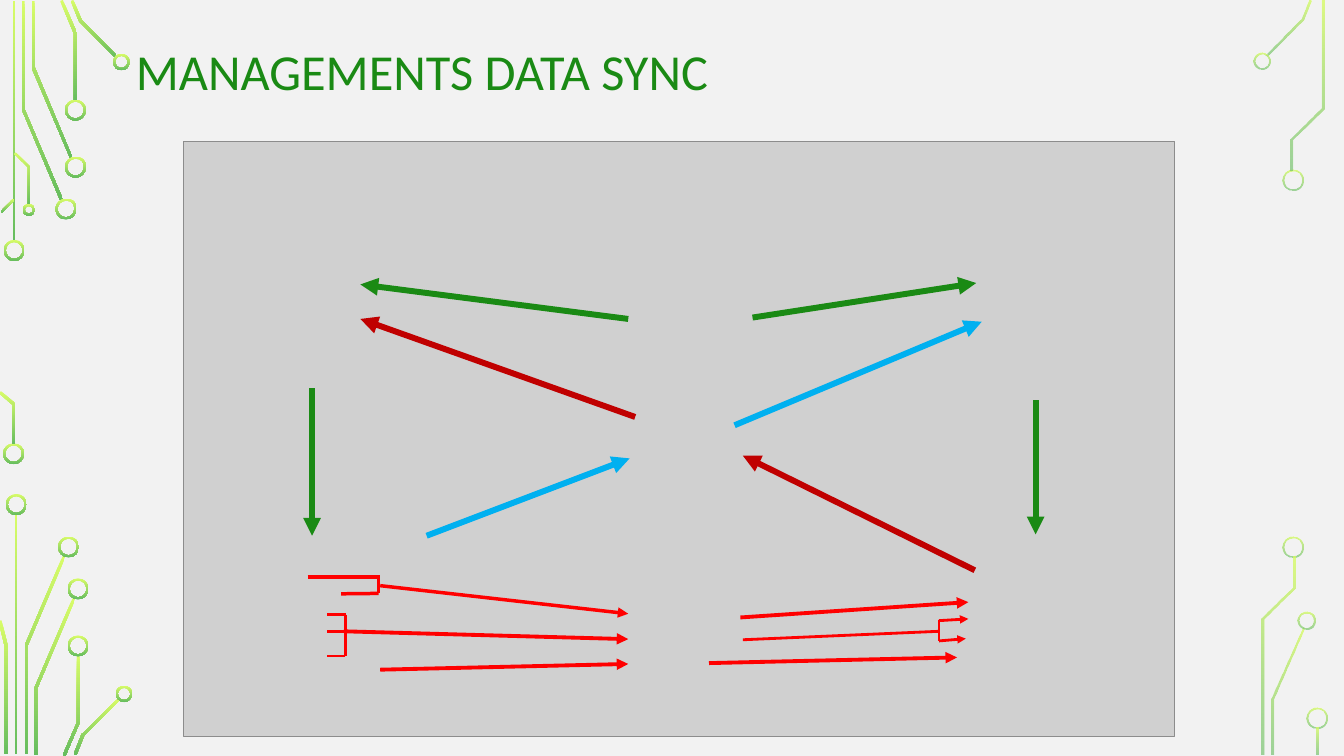
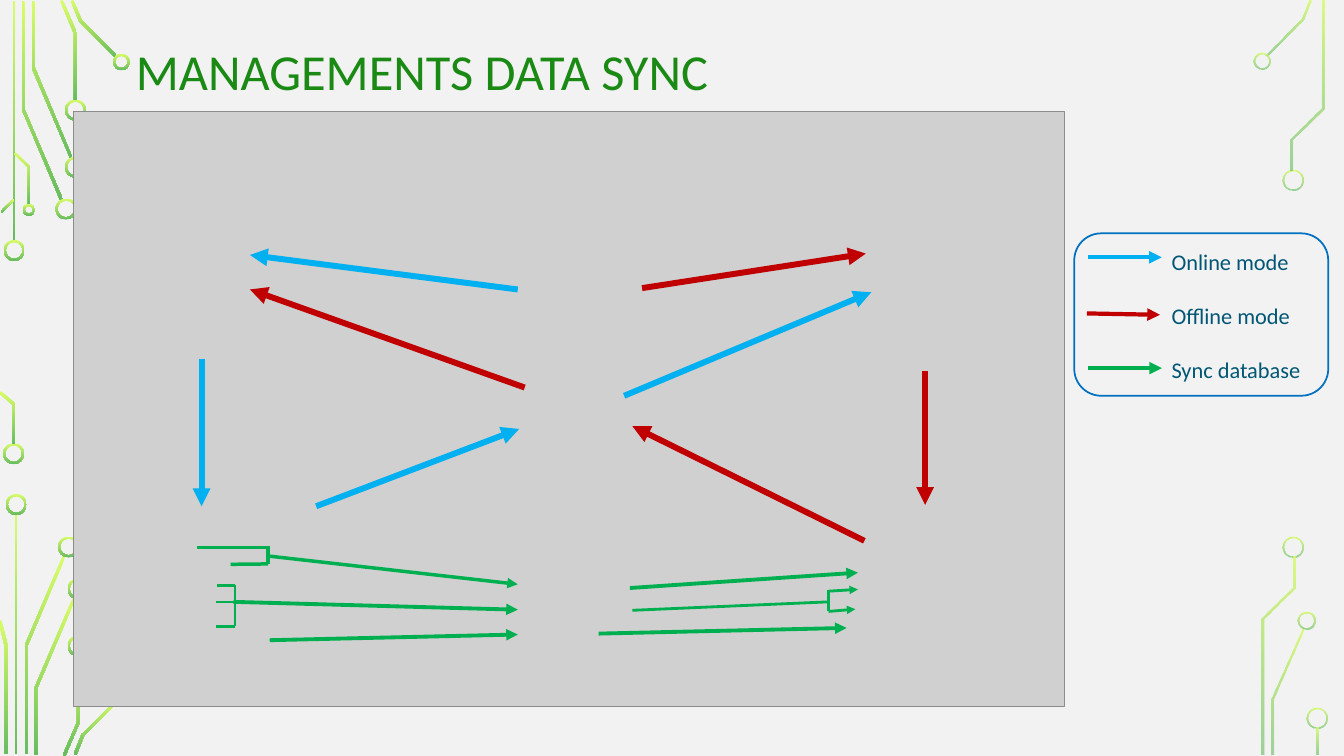
Before and after one commit to conanak99/roll-system-mobile, a slide deck: slide 3 of Document/Slide/Sync Database.pptx (slide 4 before the commit). Drawn at 1344x756 pixels with LibreOffice and Linux fonts; fonts in the diff are those of the drawing; grey boxes stand for pictures; background and template pictures are left out. Boxes give left, top, right and bottom in pixels: in the first picture for what was removed or moved away, otherwise in the second. Text is boxed around its words. In the diff, an @@ line names an element or a change of style, - is before the commit and + after.

```diff
--- a/Document/Slide/Sync Database.pptx
+++ b/Document/Slide/Sync Database.pptx
@@ rounded rectangle added at [1075,234,1329,396], outline #0070C0 1.25 pt @@
@@ arrow (518, 289) - (250, 255): stroke #1A8A14 4.25 pt to #00B0F0 4.25 pt @@
@@ arrow (642, 288) - (866, 254): stroke #1A8A14 4.25 pt to #C00000 4.25 pt @@
@@ arrow added from (1088, 257) to (1162, 257), #00B0F0 3 pt @@
@@ text added at [1172,254,1300,382], 16 pt, text #005674 @@
+Online mode
+Offline mode
+Sync database
@@ arrow added from (1087, 314) to (1160, 315), #C00000 3 pt @@
@@ arrow (202, 359) - (202, 506): stroke #1A8A14 4.25 pt to #00B0F0 4.25 pt @@
@@ arrow (926, 371) - (926, 505): stroke #1A8A14 4.25 pt to #C00000 4.25 pt @@
@@ arrow added from (1089, 368) to (1163, 368), #00B050 3 pt @@
@@ line (198, 547) - (270, 547): stroke #FF0000 2.5 pt to #00B050 2.5 pt @@
@@ line (231, 565) - (268, 564): stroke #FF0000 2.5 pt to #00B050 2.5 pt @@
@@ line (268, 548) - (268, 564): stroke #FF0000 2.5 pt to #00B050 2.5 pt @@
@@ arrow (270, 557) - (518, 585): stroke #FF0000 2.5 pt to #00B050 2.5 pt @@
@@ line (236, 586) - (217, 586): stroke #FF0000 2 pt to #00B050 2 pt @@
@@ line (235, 586) - (235, 627): stroke #FF0000 2 pt to #00B050 2 pt @@
@@ arrow (630, 588) - (858, 573): stroke #FF0000 2.75 pt to #00B050 2.75 pt @@
@@ line (829, 591) - (829, 612): stroke #FF0000 2 pt to #00B050 2 pt @@
@@ arrow (829, 592) - (858, 590): stroke #FF0000 2 pt to #00B050 2 pt @@
@@ line (235, 602) - (217, 602): stroke #FF0000 2 pt to #00B050 2 pt @@
@@ line (235, 627) - (217, 627): stroke #FF0000 2 pt to #00B050 2 pt @@
@@ arrow (234, 602) - (518, 610): stroke #FF0000 2.75 pt to #00B050 2.75 pt @@
@@ arrow (599, 634) - (847, 628): stroke #FF0000 2.75 pt to #00B050 2.75 pt @@
@@ line (829, 602) - (632, 610): stroke #FF0000 2 pt to #00B050 2 pt @@
@@ 15 arrows, 9 lines, 1 picture: place and size @@
-15 arrows, 9 lines, 1 picture at [184,141,1176,736]
+15 arrows, 9 lines, 1 picture at [74,112,1066,707]
@@ arrow (829, 612) - (856, 609): stroke #FF0000 2 pt to #00B050 2 pt @@
@@ arrow (270, 640) - (518, 635): stroke #FF0000 2.75 pt to #00B050 2.75 pt @@
@@ freeform shape removed at [116,686,133,702] @@
```
Also in this commit, not shown: 1 slide added, 2 slides removed, 1 other file.
